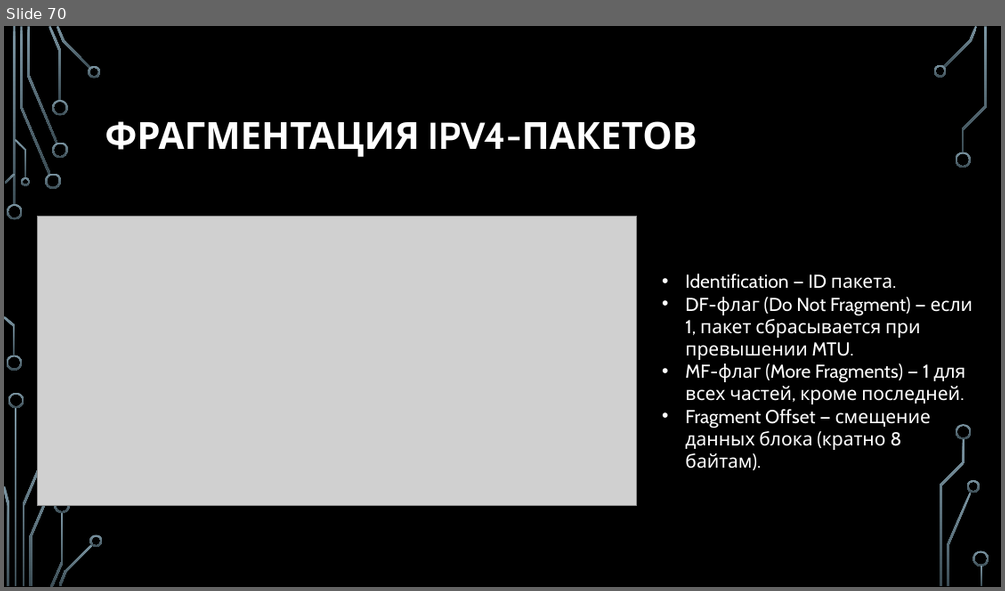
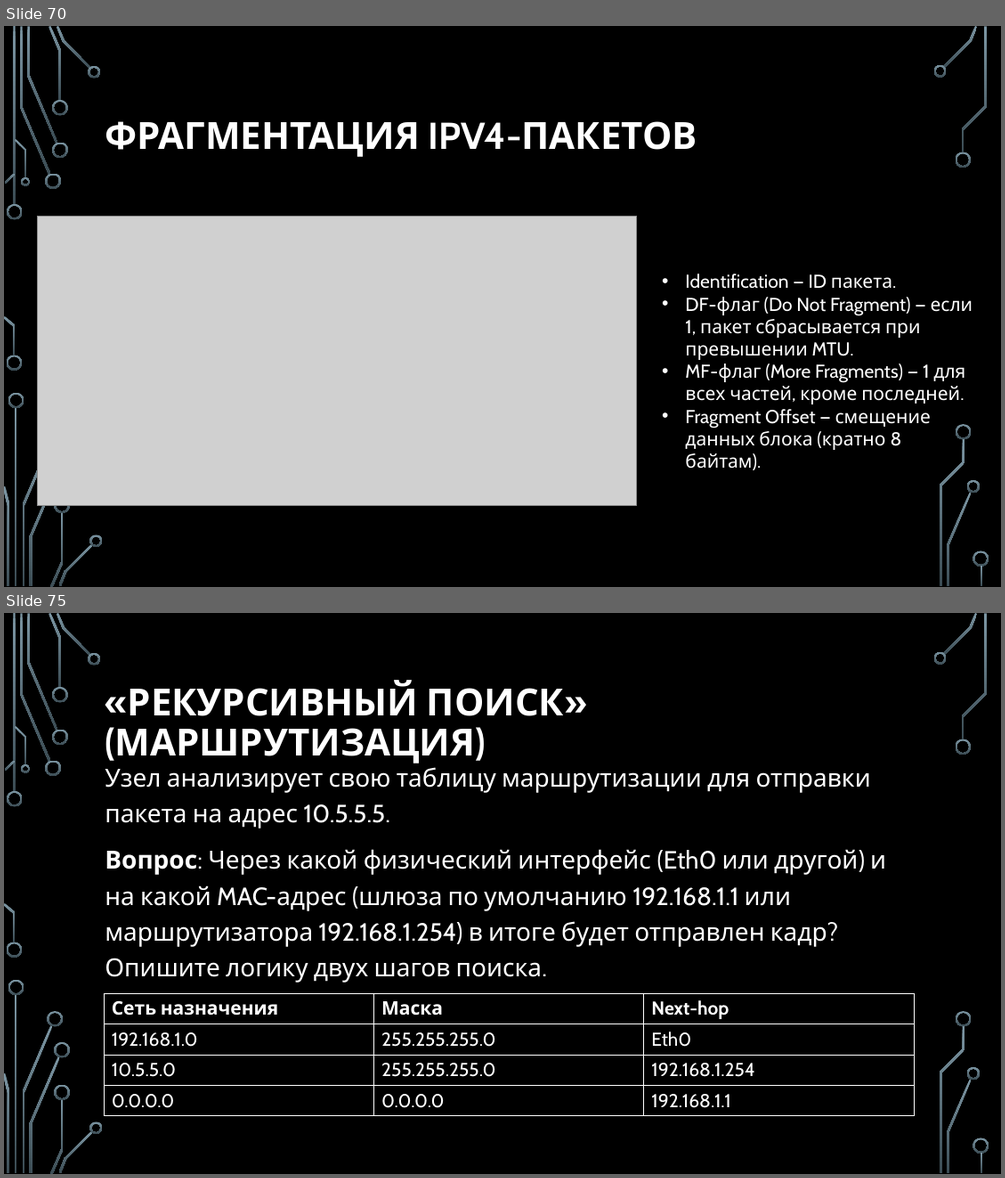
Before and after one commit to nhtgale/itn, a slide deck: 1.7 IP, Routing Basic/1.7 IP Routing Basic.pptx. Shown one above the other, each under a label of ours: slide 70 before the commit, slides 70 and 75 after it; the slides between them are not shown. The pictures are 1005x591 and 1005x1178 pixels, drawn with LibreOffice and Linux fonts; fonts in the diff are those of the drawing; grey boxes stand for pictures; background and template pictures are left out. Boxes give left, top, right and bottom in pixels: in the first picture for what was removed or moved away, otherwise in the second. Text is boxed around its words. In the diff, an @@ line names an element or a change of style, - is before the commit and + after.

```diff
--- a/1.7 IP, Routing Basic/1.7 IP Routing Basic.pptx
+++ b/1.7 IP, Routing Basic/1.7 IP Routing Basic.pptx
@@ slide 75 added at (x1=4, y1=613, x2=1001, y2=1174), background picture (left out); not listed: 34 template elements that a slide beside it also shows @@
@@ title added at (x1=115, y1=681, x2=564, y2=763), 36 pt, text #FFFFFF, bold @@
+«РЕКУРСИВНЫЙ ПОИСК» (МАРШРУТИЗАЦИЯ)
@@ text added at (x1=105, y1=767, x2=886, y2=982), 24 pt, text #FFFFFF @@
+Узел анализирует свою таблицу маршрутизации для отправки пакета на адрес 10.5.5.5.
+Вопрос: Через какой физический интерфейс (Eth0 или другой) и на какой MAC-адрес (шлюза по умолчанию 192.168.1.1 или маршрутизатора 192.168.1.254) в итоге будет отправлен кадр? Опишите логику двух шагов поиска.
@@ freeform shape added at (x1=48, y1=1011, x2=63, y2=1027), fill gradient #7C96A3 to #3B4C54 @@
@@ table added at (x1=104, y1=994, x2=914, y2=1115), 4 rows, 3 columns @@
+Сеть назначения | Маска | Next-hop
+192.168.1.0 | 255.255.255.0 | Eth0
+10.5.5.0 | 255.255.255.0 | 192.168.1.254
+0.0.0.0 | 0.0.0.0 | 192.168.1.1
@@ freeform shape added at (x1=54, y1=1042, x2=70, y2=1058), fill gradient #7C96A3 to #3B4C54 @@
```
Also in this commit, not shown: 8 other slides added, 3 other files.
